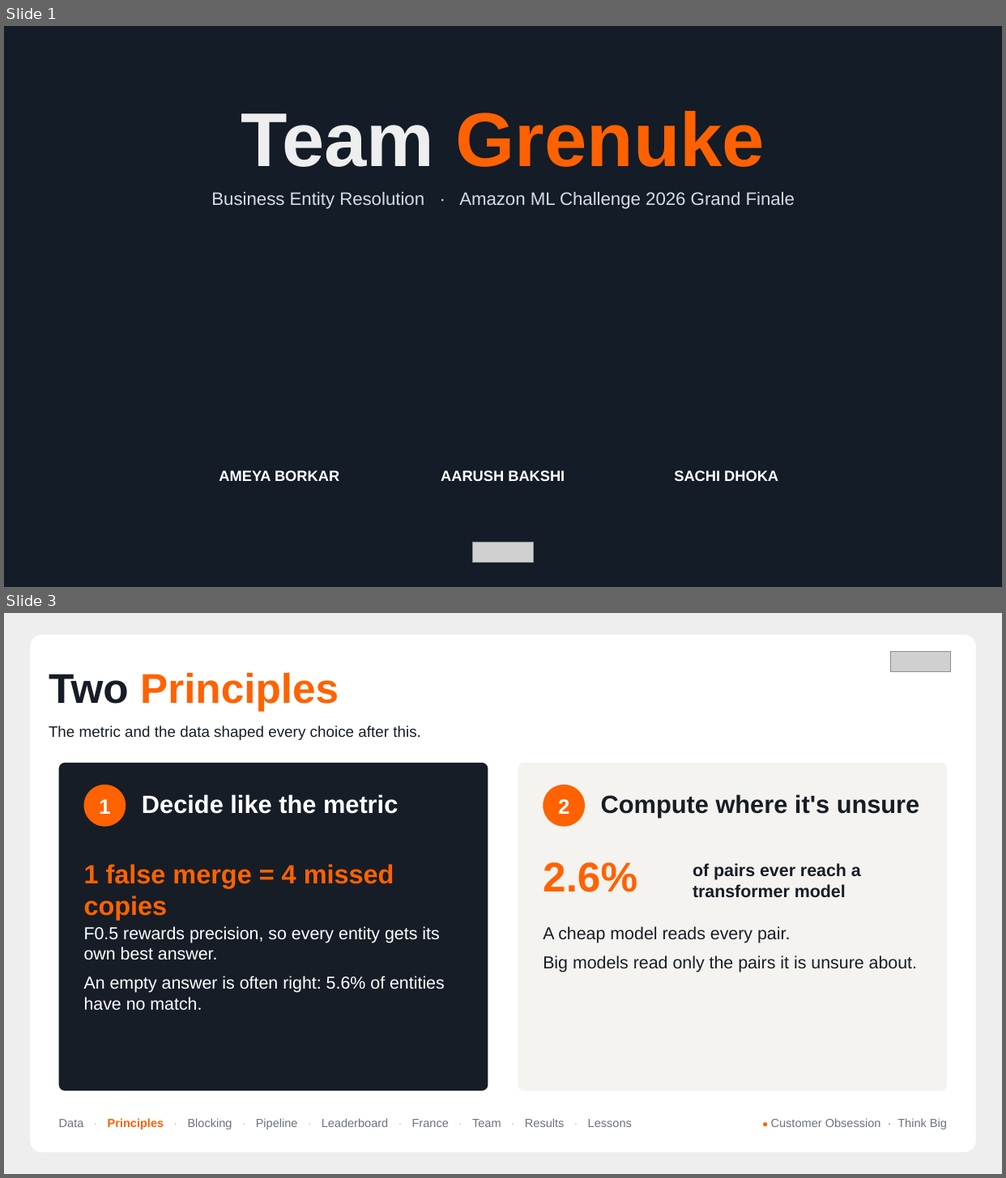
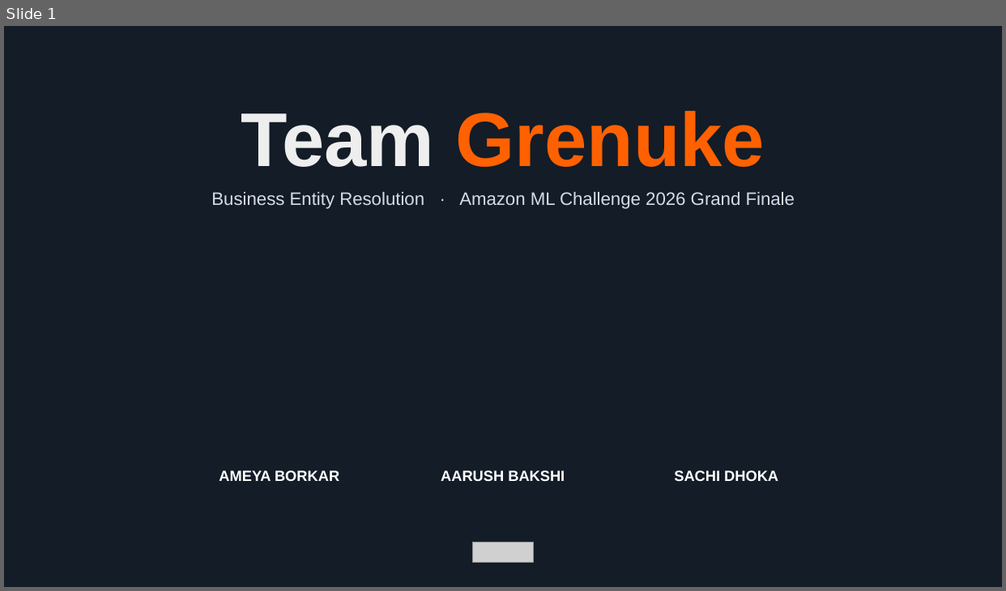
Before and after one commit to AmeyaBorkar/Grenuke, a slide deck: finale/Grenuke_Finale_Deck.pptx. Shown one above the other, each under a label of ours: slides 1 and 3 before the commit, slide 1 after it; the slides between them are not shown. The pictures are 1006x1178 and 1006x591 pixels, drawn with LibreOffice and Linux fonts; fonts in the diff are those of the drawing; grey boxes stand for pictures. Boxes give left, top, right and bottom in pixels: in the first picture for what was removed or moved away, otherwise in the second. Text is boxed around its words. In the diff, an @@ line names an element or a change of style, - is before the commit and + after.

```diff
--- a/finale/Grenuke_Finale_Deck.pptx
+++ b/finale/Grenuke_Finale_Deck.pptx
@@ slide 3 removed at <box>4,613,1002,1174</box>, background #EEEEEE @@
@@ rounded rectangle removed at <box>30,635,976,1153</box> @@
@@ picture removed at <box>890,652,951,672</box> @@
@@ text removed at <box>49,672,421,740</box> @@
-Two Principles
-The metric and the data shaped every choice after this.
@@ rounded rectangle removed at <box>59,763,488,1091</box> @@
@@ rounded rectangle removed at <box>518,763,947,1091</box> @@
@@ ellipse removed at <box>84,785,126,827</box> @@
@@ text removed at <box>99,799,110,814</box> @@
-1
@@ text removed at <box>142,794,398,814</box> @@
-Decide like the metric
@@ ellipse removed at <box>543,785,585,827</box> @@
@@ text removed at <box>558,799,569,814</box> @@
-2
@@ text removed at <box>601,794,920,818</box> @@
-Compute where it's unsure
@@ text removed at <box>84,864,394,920</box> @@
-1 false merge = 4 missed copies
@@ text removed at <box>543,862,637,892</box> @@
-2.6%
@@ text removed at <box>692,863,861,898</box> @@
-of pairs ever reach a transformer model
@@ text removed at <box>84,926,445,1011</box> @@
-F0.5 rewards precision, so every entity gets its own best answer.
-An empty answer is often right: 5.6% of entities have no match.
@@ text removed at <box>543,926,917,973</box> @@
-A cheap model reads every pair.
-Big models read only the pairs it is unsure about.
@@ text removed at <box>59,1118,632,1130</box> @@
-Data · Principles · Blocking · Pipeline · Leaderboard · France · Team · Results · Lessons
@@ text removed at <box>771,1118,947,1130</box> @@
-● Customer Obsession · Think Big
```
Also in this commit, not shown: 6 slides changed, 8 slides added, 2 other slides removed, 2 other files.
